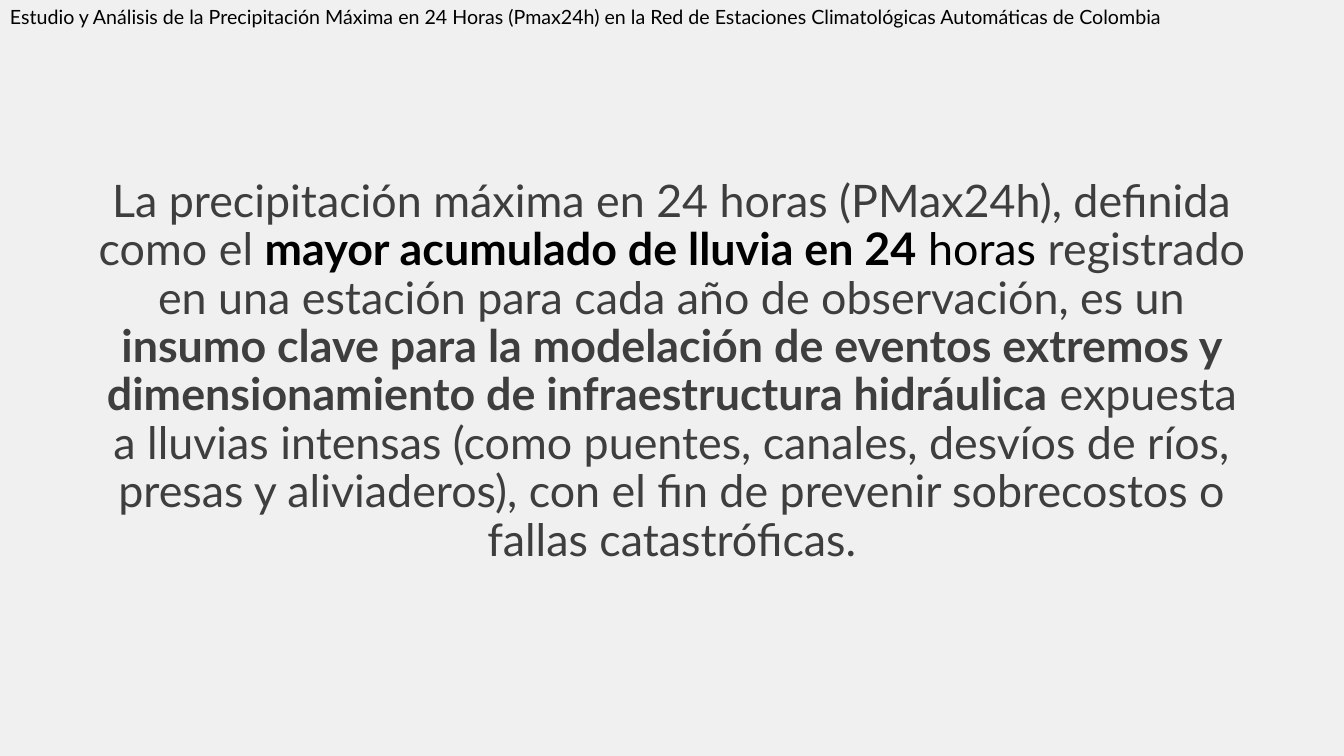
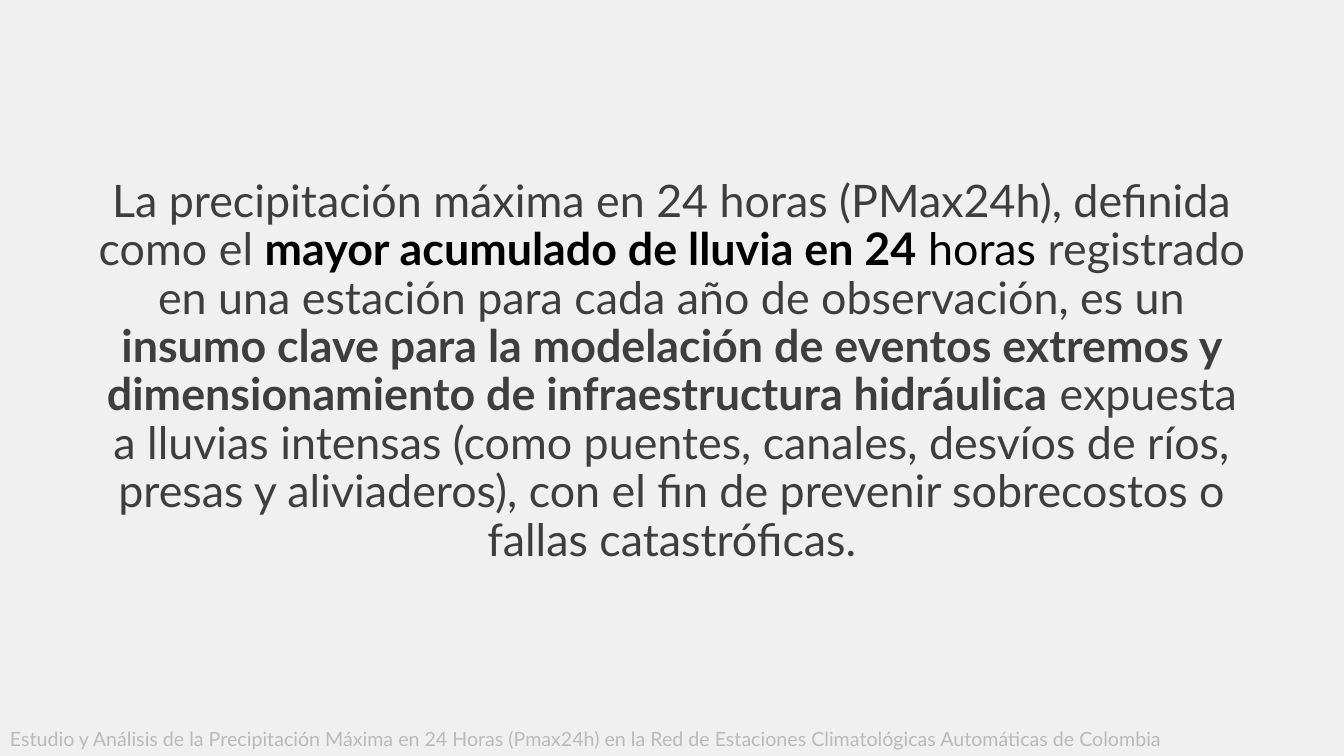
Before and after one commit to rcfdtools/R.HydroTools, a slide deck: slide 2 of tool/PMP/file/report/SCI_XXVI_SNHH26_Presentacion_PMax24HAutomColombia_v1.pptx. Drawn at 1344x756 pixels with LibreOffice and Linux fonts; fonts in the diff are those of the drawing. Boxes give left, top, right and bottom in pixels: in the first picture for what was removed or moved away, otherwise in the second. Text is boxed around its words. In the diff, an @@ line names an element or a change of style, - is before the commit and + after.

```diff
--- a/tool/PMP/file/report/SCI_XXVI_SNHH26_Presentacion_PMax24HAutomColombia_v1.pptx
+++ b/tool/PMP/file/report/SCI_XXVI_SNHH26_Presentacion_PMax24HAutomColombia_v1.pptx
@@ text "Estudio y Análisis de la ...": place and size @@
-text "Estudio y Análisis de la ..." at (10,9,1160,28)
+text "Estudio y Análisis de la ..." at (10,731,1160,749)
@@ text "Estudio y Análisis de la ..." at (10,731,1160,749): text colour #000000 to #BABABA @@
```
Also in this commit, not shown: 2 other slides changed, 3 other files.
